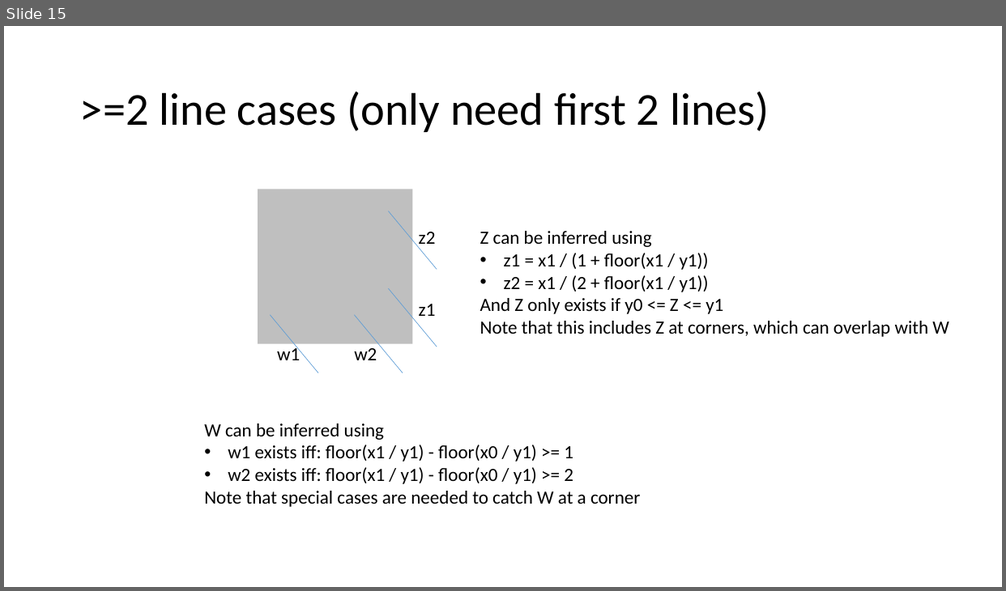
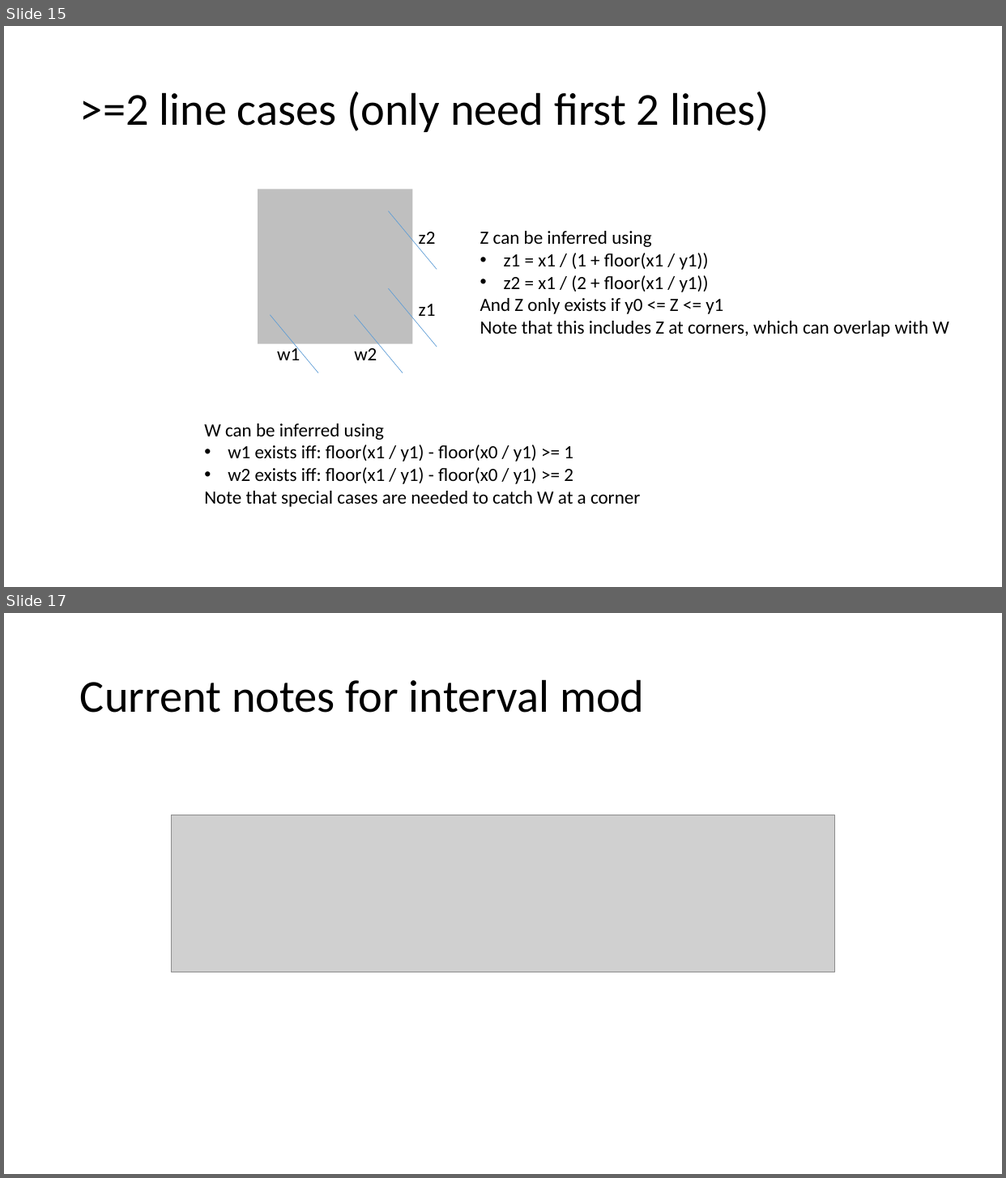
Before and after one commit to averykhoo/intervals, a slide deck: interval-modulo.pptx. Shown one above the other, each under a label of ours: slide 15 before the commit, slides 15 and 17 after it; the slides between them are not shown. The pictures are 1006x591 and 1006x1178 pixels, drawn with LibreOffice and Linux fonts; fonts in the diff are those of the drawing; grey boxes stand for pictures. Boxes give left, top, right and bottom in pixels: in the first picture for what was removed or moved away, otherwise in the second. Text is boxed around its words. In the diff, an @@ line names an element or a change of style, - is before the commit and + after.

```diff
--- a/interval-modulo.pptx
+++ b/interval-modulo.pptx
@@ slide 17 added at <box>4,613,1002,1174</box>, background #FFFFFF @@
@@ title added at <box>80,679,644,713</box>, 44 pt, text #000000 @@
+Current notes for interval mod
@@ picture added at <box>171,815,835,973</box> @@
```
Also in this commit, not shown: 1 other slide added, 1 other file.
